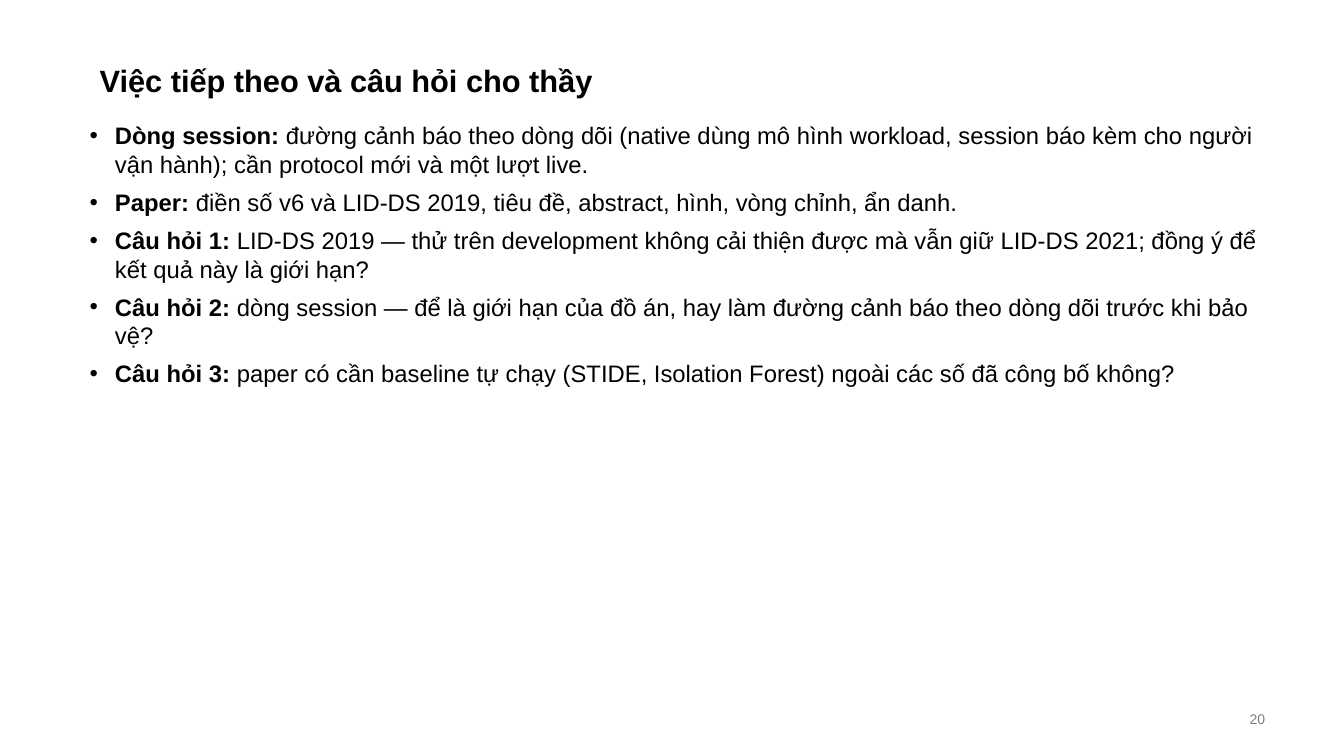
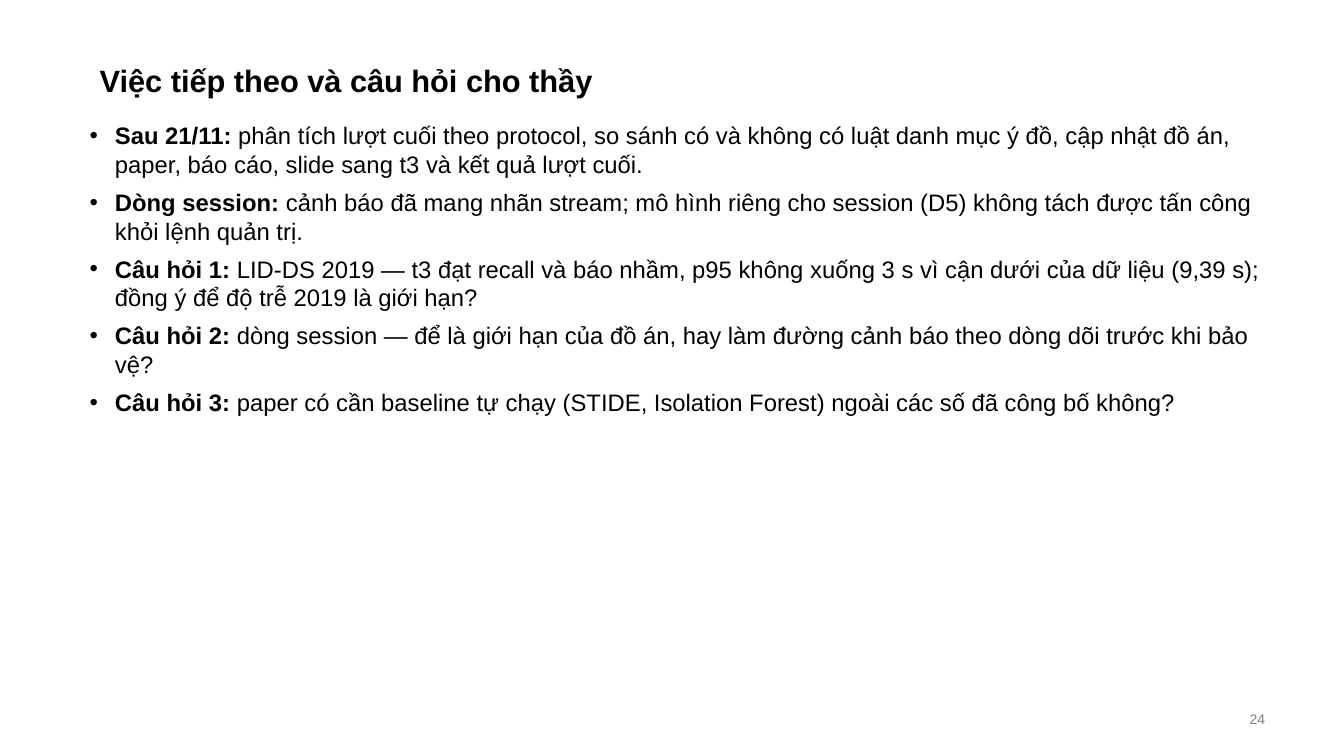
Before and after one commit to tndat-dev/eBPF-project, a slide deck: slide 24 of docs/Slide-runtime_security(20_11).pptx (slide 20 before the commit). Drawn at 1344x756 pixels with LibreOffice and Linux fonts; fonts in the diff are those of the drawing. Boxes give left, top, right and bottom in pixels: in the first picture for what was removed or moved away, otherwise in the second. Text is boxed around its words. In the diff, an @@ line names an element or a change of style, - is before the commit and + after.

Commit message:
Progress report (22 pages) and slides (24) 13/11-20/11 updated: lidds-ml-v5-t3 (amendment 1, with its disclosures), improvement-round-v1 D1-D18, the final live run (design, rehearsal, status 309/945 at 19/11 22:41), the new architecture figures, progress and questions; WORKLOG

```diff
--- a/docs/Slide-runtime_security(20_11).pptx
+++ b/docs/Slide-runtime_security(20_11).pptx
@@ text at [115,125,1258,311]: text changed @@
-• Dòng session: đường cảnh báo theo dòng dõi (native dùng mô hình workload, session báo kèm cho người vận hành); cần protocol mới và một lượt live.
-• Paper: điền số v6 và LID-DS 2019, tiêu đề, abstract, hình, vòng chỉnh, ẩn danh.
-• Câu hỏi 1: LID-DS 2019 — thử trên development không cải thiện được mà vẫn giữ LID-DS 2021; đồng ý để kết quả này là giới hạn?
+• Sau 21/11: phân tích lượt cuối theo protocol, so sánh có và không có luật danh mục ý đồ, cập nhật đồ án, paper, báo cáo, slide sang t3 và kết quả lượt cuối.
+• Dòng session: cảnh báo đã mang nhãn stream; mô hình riêng cho session (D5) không tách được tấn công khỏi lệnh quản trị.
+• Câu hỏi 1: LID-DS 2019 — t3 đạt recall và báo nhầm, p95 không xuống 3 s vì cận dưới của dữ liệu (9,39 s); đồng ý để độ trễ 2019 là giới hạn?
@@ page number at [1250,714,1266,724]: text changed @@
-20
+24
```
Also in this commit, not shown: 8 other slides changed, 5 slides added, 1 slide removed, 5 other files.
